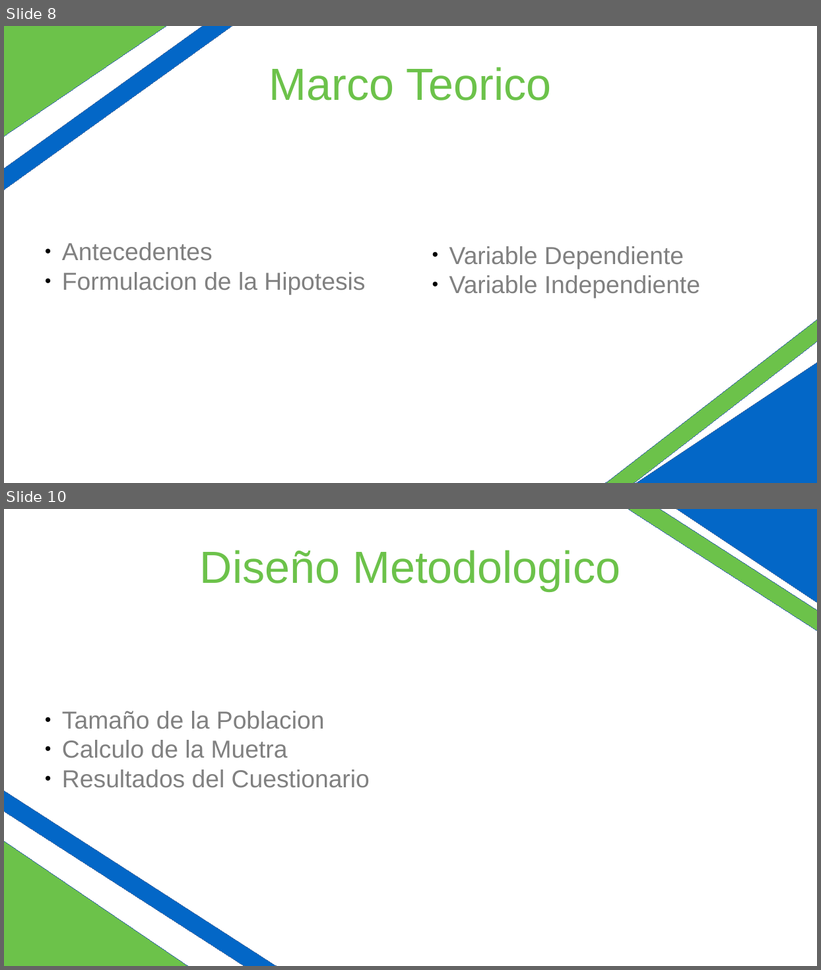
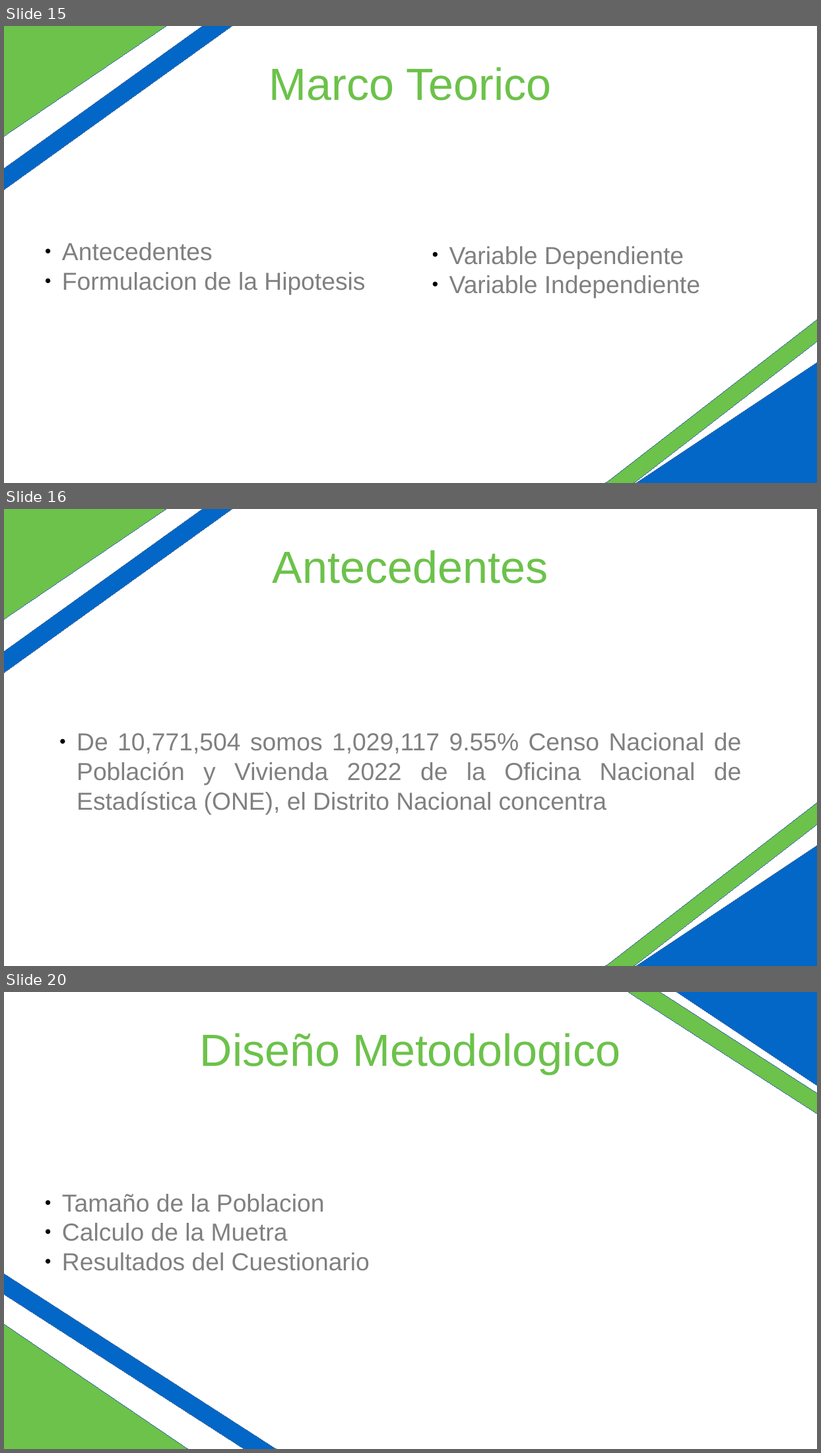
Before and after one commit to klbsoft/OptiVia, a slide deck: docs/Presentation_Ready.odp. Shown one above the other, each under a label of ours: slides 8 and 10 before the commit, slides 15, 16 and 20 after it; the slides between them are not shown. The pictures are 821x970 and 821x1453 pixels, drawn with LibreOffice and Linux fonts; fonts in the diff are those of the drawing. Boxes give left, top, right and bottom in pixels: in the first picture for what was removed or moved away, otherwise in the second. Text is boxed around its words. In the diff, an @@ line names an element or a change of style, - is before the commit and + after.

```diff
--- a/docs/Presentation_Ready.odp
+++ b/docs/Presentation_Ready.odp
@@ slide 16 added at (4,509,817,966), background #FFFFFF @@
@@ diamond added at (4,509,207,638), fill #6CC24A, outline #3465A4 0 pt @@
@@ rectangle added at (4,509,367,765), fill #0367C7, outline #3465A4 0 pt @@
@@ title added at (273,550,548,584), 44 pt, text #6CC24A @@
+Antecedentes
@@ rectangle added at (455,713,817,966), fill #6CC24A, outline #3465A4 0 pt @@
@@ text added at (77,733,741,815), 24 pt, text #808080 @@
+● De 10,771,504 somos 1,029,117 9.55% Censo Nacional de Población y Vivienda 2022 de la Oficina Nacional de Estadística (ONE), el Distrito Nacional concentra
@@ diamond added at (631,841,817,966), fill #0367C7, outline #3465A4 0 pt @@
@@ what was slide 8 is now slide 15 @@
@@ what was slide 10 is now slide 20 @@
```
Also in this commit, not shown: 5 slides changed, 12 other slides added, 3 slides removed, 6 other files.
